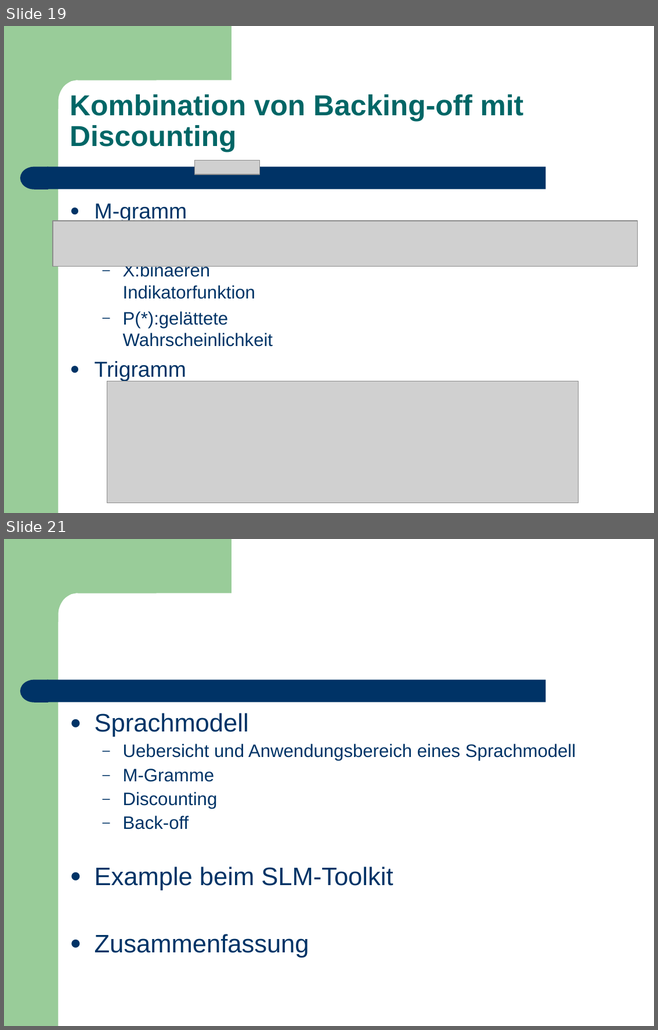
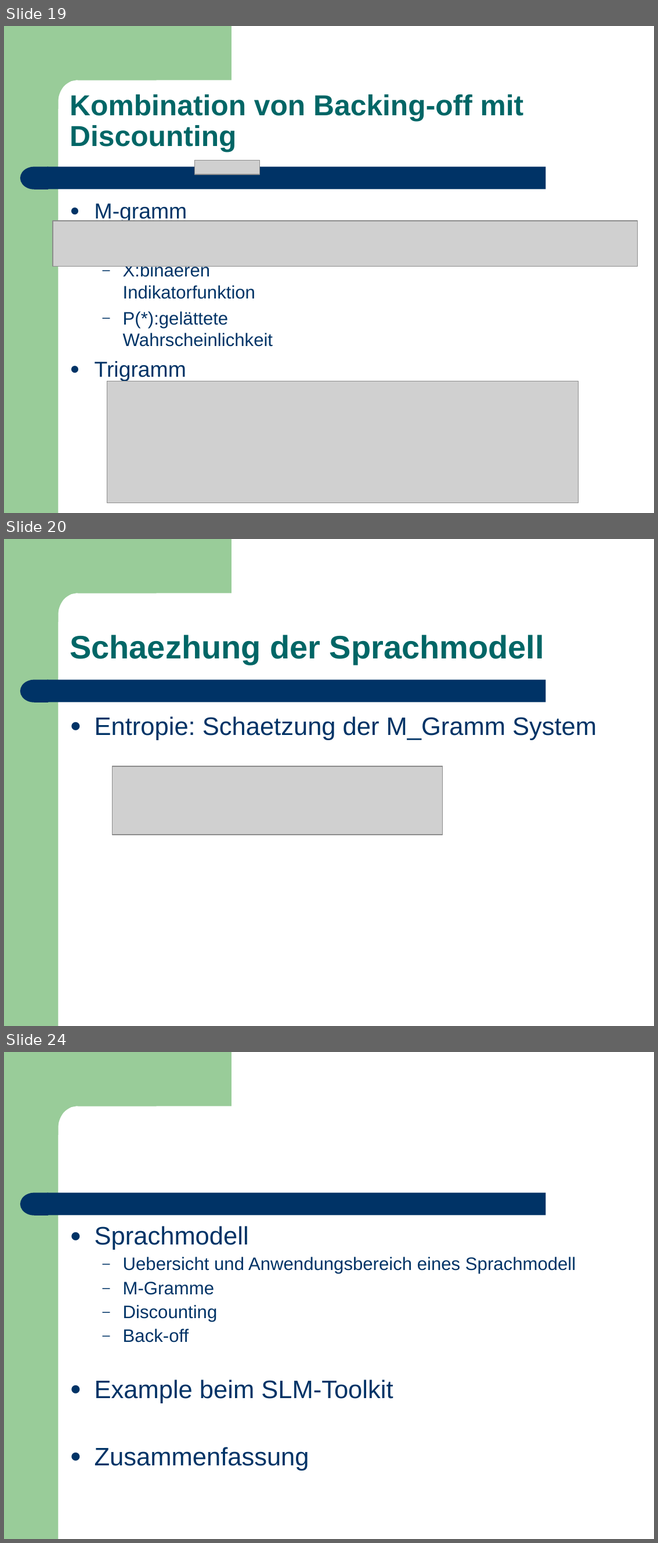
Before and after one commit to leonard117/arbeittet, a slide deck: ARS/doc/Training_Sprachmodell.ppt. Shown one above the other, each under a label of ours: slides 19 and 21 before the commit, slides 19, 20 and 24 after it; the slides between them are not shown. The pictures are 658x1030 and 658x1543 pixels, drawn with LibreOffice and Linux fonts; fonts in the diff are those of the drawing; grey boxes stand for pictures. Boxes give left, top, right and bottom in pixels: in the first picture for what was removed or moved away, otherwise in the second. Text is boxed around its words. In the diff, an @@ line names an element or a change of style, - is before the commit and + after.

```diff
--- a/ARS/doc/Training_Sprachmodell.ppt
+++ b/ARS/doc/Training_Sprachmodell.ppt
@@ slide 20 added at box(4, 539, 654, 1026), background #FFFFFF; not listed: 4 template elements that a slide beside it also shows @@
@@ text added at box(70, 635, 544, 664), 36 pt, text #006666, bold @@
+Schaezhung der Sprachmodell
@@ text added at box(94, 716, 596, 740), 28 pt, text #003366 @@
+● Entropie: Schaetzung der M_Gramm System
@@ picture added at box(112, 766, 442, 835) @@
@@ what was slide 21 is now slide 24 @@
```
Also in this commit, not shown: 3 slides changed, 2 other slides added.
